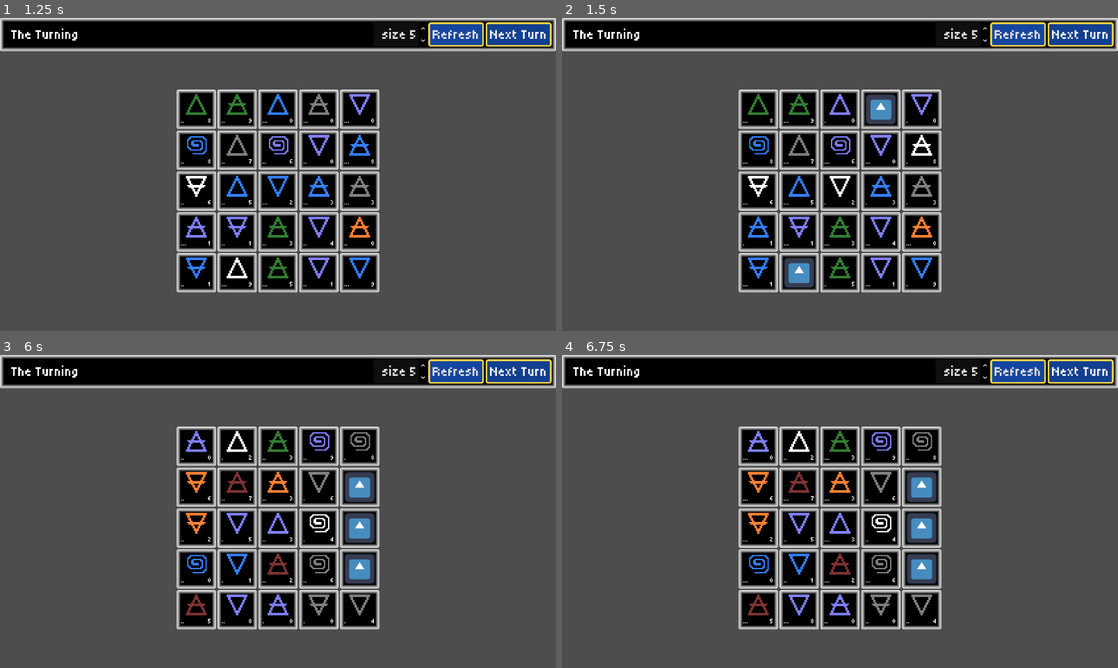
Above: before the commit, frames 1-4 (two rows, left to right).
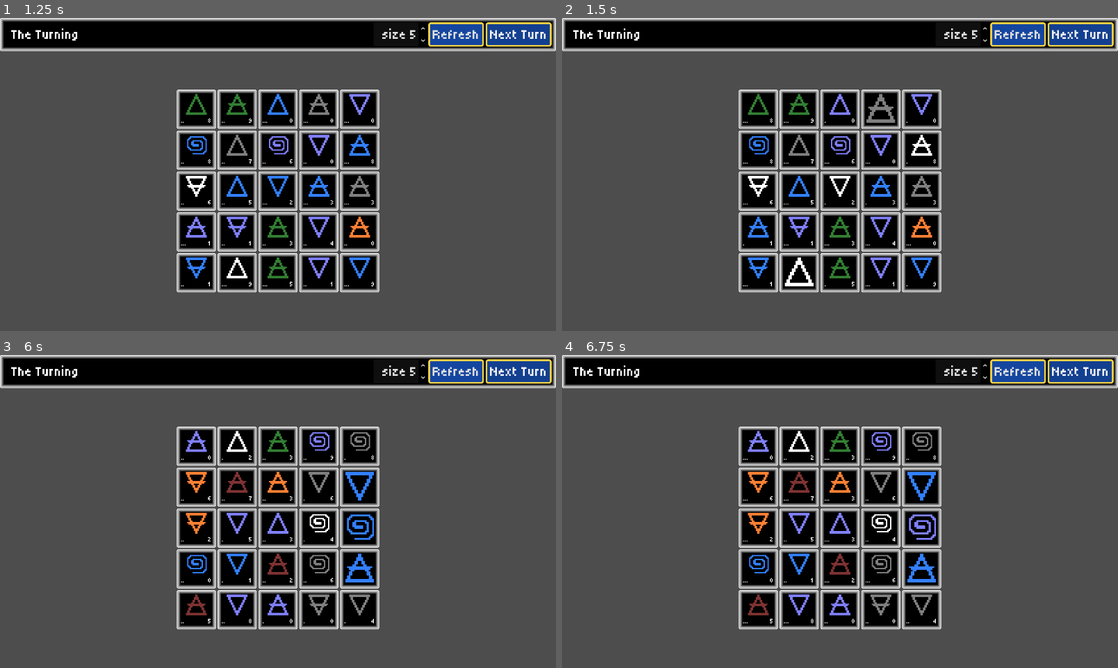
Above: after the commit, the same moments.

Repository: bjornarprytz/witchwork
Game: Godot game, scene res://interface/main.tscn
Two runs of this game, one before a commit and one after it. Both use one fixed random seed, a clock stepped at 60 frames per second and the inputs below. The engine's default icon, where the game draws it, is replaced by a stand-in: a white triangle on a blue panel in a dark square.
Inputs:
- Up to frame 1 (1.25 s): click "Next Turn" at 0.5 s
- Up to frame 2 (1.5 s): click "Next Turn" at 1.25 s
- Up to frame 3 (6 s): click "Refresh" at 2 s; click "Refresh" at 2.75 s; click "Refresh" at 3.5 s; click "Next Turn" at 4.25 s; tap Enter at 5 s; tap Space at 5.75 s
- Up to frame 4 (6.75 s): tap Enter at 6.5 s

Frame 1 is identical in both runs. In frame 2, 1.0% of the frame differs, in the area x 39-61%, y 24-87%; in frame 3, 1.6%, in the area x 62-68%, y 37-74%; in frame 4, 1.5%.

Commit message:
buffer materia in cell

Diff:
--- a/src/interface/cell_ui.gd
+++ b/src/interface/cell_ui.gd
@@ -10,10 +10,6 @@
 func _ready() -> void:
 	_update_ui()
 	cell.materia_changed.connect(on_materia_changed)
-	cell.materia.age_changed.connect(on_materia_changed)
-	cell.materia.phase_changed.connect(on_materia_changed)
-	cell.materia.essence_changed.connect(on_materia_changed)
-	cell.materia.element_changed.connect(on_materia_changed)
 
 func on_materia_changed(_m):
 	_update_ui()
--- a/src/system/materia.gd
+++ b/src/system/materia.gd
@@ -25,28 +25,20 @@
 	Risen
 }
 
-signal essence_changed(new_essence: Essence)
-signal element_changed(new_element: Element)
-signal phase_changed(new_phase: Phase)
-signal age_changed(new_age: int)
+var essence: Essence
+var element: Element
+var phase: Phase
+var age: int
 
-var essence: Essence:
-	set(value):
-		essence = value
-		essence_changed.emit(value)
-var element: Element:
-	set(value):
-		element = value
-		element_changed.emit(value)
-var phase: Phase:
-	set(value):
-		phase = value
-		phase_changed.emit(value)
+func copy() -> Materia:
+	var c = Materia.new()
 
-var age: int:
-	set(value):
-		age = value
-		age_changed.emit(value)
+	c.age = self.age
+	c.element = self.element
+	c.essence = self.essence
+	c.phase = self.phase
+
+	return c
 
 static func random_essence() -> Essence:
 	return Essence.values().pick_random()
@@ -65,7 +57,6 @@
 		_:
 			push_error("Unrecognized phase: %s" % current)
 			return Phase.Dormant
-
 
 static func random() -> Materia:
 	var m = Materia.new()
--- a/src/system/the_turning/cell.gd
+++ b/src/system/the_turning/cell.gd
@@ -5,14 +5,22 @@
 
 var materia: Materia:
 	set(value):
+		if (materia == value):
+			return
 		materia = value
-		materia_changed.emit(value)
+		materia_changed.emit(materia)
+var materia_next: Materia:
+	set(value):
+		materia_next = value
 
 var coords: Vector2i
 
 func _init(x:int,y:int,m:Materia=null):
 	coords = Vector2i(x,y)
 	materia = m
+	if (m != null):
+		materia_next = m.copy()
+		pass
 
 func is_empty() -> bool:
 	return materia == null
--- /dev/null
+++ b/src/system/the_turning/rule/commit.gd
@@ -0,0 +1,12 @@
+class_name Commit
+extends Rule
+
+var cell: Cell
+
+func _init(cell_: Cell):
+	cell = cell_
+
+func resolve_rule(_context: TheTurning) -> Array[Shift.Result]:
+	cell.materia = cell.materia_next.copy()
+
+	return [] # Special rule, the shift already happened
--- a/src/system/the_turning/rule/drift.gd
+++ b/src/system/the_turning/rule/drift.gd
@@ -10,9 +10,19 @@
 	## TODO: Drift, depending on the element
 	print("Drift: [%s]" % cell)
 
-	if (cell.materia == null):
-		return [] # TODO: Maybe spawn somethings instead
+	if (cell.is_empty()):
+		return _drift_empty_cell(context)
 
+	return _drift_materia(context)
+
+func _drift_empty_cell(context: TheTurning) -> Array[Shift.Result]:
+	var neighbors = context.board.get_neighbours(cell)
+
+	## Create a water essence, depending on neighbors
+
+	return []
+
+func _drift_materia(context: TheTurning) -> Array[Shift.Result]:
 	var shift = PhaseChange.new(cell, Materia.next_phase(cell.materia.phase))
 
 	var r = shift.resolve(context)
--- a/src/system/the_turning/rule/settle.gd
+++ b/src/system/the_turning/rule/settle.gd
@@ -7,7 +7,9 @@
 	cell = cell_
 
 func resolve_rule(context: TheTurning) -> Array[Shift.Result]:
-	## TODO: Settle, depending on the essence
+	if (cell.materia == null || cell.materia.phase != Materia.Phase.Risen):
+		return []
+
 	print("Settle: [%s]" % cell)
 
 	var shift = [
--- a/src/system/the_turning/rule/unfold.gd
+++ b/src/system/the_turning/rule/unfold.gd
@@ -7,11 +7,10 @@
 	cell = cell_
 
 func resolve_rule(context: TheTurning) -> Array[Shift.Result]:
+	if (cell.materia == null || cell.materia.phase != Materia.Phase.Risen):
+		return []
 	## TODO: Unfold, depending on the essence and element
 
 	print("Unfold: [%s]" % cell)
 
-	# TODO: Examine this. The settling should follow the materia, not the cell
-	var settle = Settle.new(cell)
-	var settle_results = settle.resolve(context)
-	return settle_results.shifts
+	return []
--- a/src/system/the_turning/shift/phase_change.gd
+++ b/src/system/the_turning/shift/phase_change.gd
@@ -7,11 +7,11 @@
 	super._init(t)
 	to_phase = p
 
-func resolve_shift(context: TheTurning) -> Shift.Result:
+func resolve_shift(_context: TheTurning) -> Shift.Result:
 	if (target.materia == null):
 		push_warning("Materia no longer exists during phase change")
 		return _noop()
 	var before = target.materia.phase
-	target.materia.phase = to_phase
+	target.materia_next.phase = to_phase
 
-	return _result(before, target.materia.phase)
+	return _result(before, target.materia_next.phase)
--- a/src/system/the_turning/shift/realign.gd
+++ b/src/system/the_turning/shift/realign.gd
@@ -9,6 +9,6 @@
 
 func resolve_shift(_context: TheTurning) -> Shift.Result:
 	var before = target.materia.element
-	target.materia.element = to_element
+	target.materia_next.element = to_element
 
-	return _result(before, target.materia.element)
+	return _result(before, target.materia_next.element)
--- a/src/system/the_turning/shift/transmutation.gd
+++ b/src/system/the_turning/shift/transmutation.gd
@@ -9,6 +9,6 @@
 
 func resolve_shift(_context: TheTurning) -> Shift.Result:
 	var before = target.materia.essence
-	target.materia.essence = to_essence
+	target.materia_next.essence = to_essence
 
-	return _result(before, target.materia.essence)
+	return _result(before, target.materia_next.essence)
--- a/src/system/the_turning/turn.gd
+++ b/src/system/the_turning/turn.gd
@@ -21,19 +21,20 @@
 	print("Starting turn #%d" % number)
 	assert (!is_resolved)
 	var unfolds: Array[Rule] = []
+	var settles: Array[Rule] = []
 	var drifts: Array[Rule] = []
-	var cells = _board.cells
+	var commits: Array[Rule] = []
 
-	# Risen materia unfold, then settle
-	for c in cells:
-		if c.materia == null:
-			continue
-		if c.materia.phase == Materia.Phase.Risen:
-			unfolds.append(_unfold(c))
-		drifts.append(_drift(c))
+	for c in _board.cells:
+		unfolds.append(Unfold.new(c))
+		settles.append(Settle.new(c))
+		drifts.append(Drift.new(c))
+		commits.append(Commit.new(c))
 
 	_flush(unfolds)
+	_flush(settles)
 	_flush(drifts)
+	_flush(commits)
 
 	is_resolved = true
 	Events.turn_ended.emit(self)
@@ -56,12 +57,6 @@
 
 	return neighbours
 
-func _unfold(cell: Cell) -> Rule:
-	return Unfold.new(cell)
-
-func _drift(cell: Cell) -> Rule:
-	return Drift.new(cell)
-
 ## Resolve effects, then clear them. Results are added to the turn results
 func _flush(effects: Array[Rule]):
 	for s in effects:
Not shown, added: src/system/the_turning/rule/commit.gd.uid
